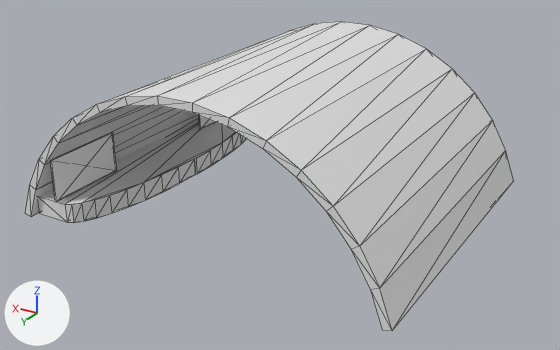
Before and after pictures for a commit that changed the glTF model public/models/sahara.glb.
The view is the same before and after, from a camera (50 mm lens) standing at (-14.58, 21.51, 7.82) and looking at (-6.4, 7.87, 1.0). Every picture has the same lights, and +X, +Y and +Z are marked at lower left. Mesh edges are drawn as thin lines. Vertices at the same position are counted once.
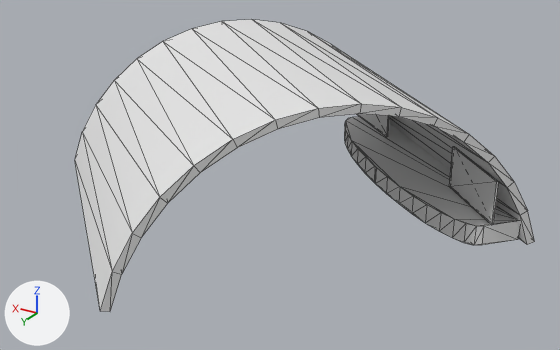
Where the newer file only moved an object's origin or applied its transform, the numbers keep the older frame.

Pixel boxes [x1, y1, x2, y2] of what changed, in the pictures (560 x 350 px):
'Cube.001', moved, turned
    before: [26, 22, 514, 331]
    after: [75, 19, 535, 312]
'Cube.002', reshaped
    before: [38, 121, 246, 223]
    after: [344, 117, 519, 245]
'Cube.003', reshaped
    before: [50, 133, 117, 202]
    after: [357, 114, 389, 137]
'Cube', unchanged, uncovered by the edit
    before: [199, 115, 216, 129]
    after: [449, 147, 499, 225]

The edits, one by one:
me_cube_002 has 64 vertices, 124 faces and spans x -1.2..1.2, y -1.0..1.0, z -0.8..37.6.
me_cube_002 is used by ob_cube_001; location (-6.2, 7.51, 3.55); scale (3.59, 3.66, -0.088).
me_cube_002 part 1: the whole mesh is moved by (0.0, 0.0, -13.1).
me_cube_003 has 44 vertices, 84 faces and spans x -1.0..1.0, y -1.0..1.0, z -1.0..1.0.
me_cube_003 is used by ob_cube_002; location (-2.95, 7.53, 0.52); scale (0.833, 3.51, -0.214).
me_cube_003 part 2: the whole mesh is multiplied about its middle by the matrix ((-0.669, 3.129, 0.0), (-0.177, -0.669, 0.0), (0.0, 0.0, 1.0)), then moved by (-6.44, -0.69, 0.0).
me_cube_005 has 8 vertices, 12 faces and spans x -1.0..1.0, y -1.0..1.0, z -1.0..1.0.
me_cube_005 is used by ob_cube_003; location (-2.77, 10.15, 1.25); rotation (0.0, 0.0, 0.0308), in degrees (0, 0, 1.8); scale (-0.0194, 0.971, 0.472).
Part 3, on me_cube_005:
Vertex 0 of me_cube_005 moves from (-1.0, -1.0, -1.0) at pixel (115, 170) to (241.01, -6.35, -1.0) at pixel (388, 136).
Vertex 1 of me_cube_005 moves from (-1.0, -1.0, 1.0) at pixel (111, 132) to (241.01, -6.35, 1.0).
Vertex 2 of me_cube_005 moves from (-1.0, 1.0, -1.0) at pixel (55, 201) to (166.59, -7.69, -1.0) at pixel (357, 114).
Vertex 3 of me_cube_005 moves from (-1.0, 1.0, 1.0) at pixel (50, 160) to (166.59, -7.69, 1.0).
Vertex 4 of me_cube_005 moves from (1.0, -1.0, -1.0) at pixel (116, 170) to (239.67, -6.32, -1.0) at pixel (386, 137).
Vertex 5 of me_cube_005 moves from (1.0, -1.0, 1.0) at pixel (113, 132) to (239.67, -6.32, 1.0).
Vertex 6 of me_cube_005 moves from (1.0, 1.0, -1.0) at pixel (56, 202) to (165.25, -7.66, -1.0) at pixel (356, 114).
Vertex 7 of me_cube_005 moves from (1.0, 1.0, 1.0) at pixel (51, 160) to (165.25, -7.66, 1.0).
Object 'Cube.001' (ob_cube_001) moves from (-6.2, 7.51, 3.55) to (-6.17, 7.52, 2.4).
Object 'Cube.001' (ob_cube_001) turns from (0, 0, 0) to (0, 0, -132) degrees about x, y and z.
